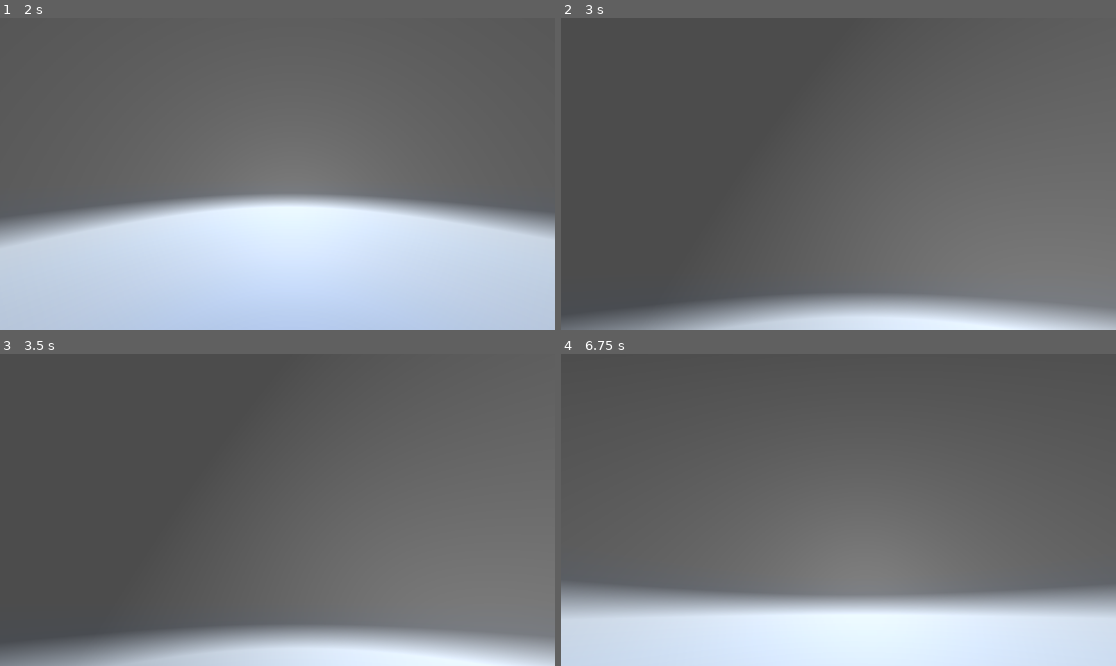
Above: before the commit, frames 1-4 (two rows, left to right).
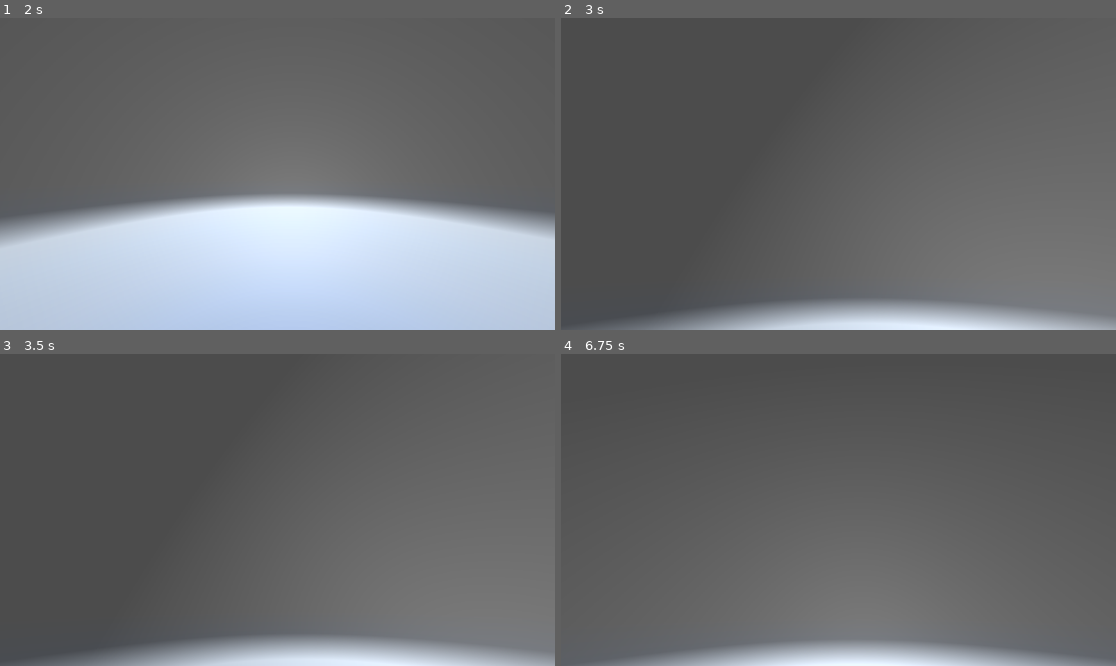
Above: after the commit, the same moments.

Repository: Magifire/FPS_Nugget
Game: Godot game, scene res://Menu.tscn
Same seed, same stepped clock (60 frames per second), same inputs: the game is played once before the commit and once after it. This scene is started directly instead of the project's main scene.
Inputs (mouse positions are in pixels of both pictures, inside the frame that each line leads up to):
- Up to frame 1 (2 s): click (283, 108) at 0.52 s; type "12" at 0.6 s; click (288, 139) at 0.75 s; type "12" at 0.83 s; click "Host" at 1.25 s
- Up to frame 2 (3 s): tap Enter at 2 s; move the mouse to (866, 174) at 2.02 s; press the mouse at (866, 174) at 2.03 s; hold W (Up) from 2.03 s (still down); tap Space (Jump) at 2.27, 2.75 s; move the mouse to (810, 174) at 2.77 s; release the mouse at (810, 174) at 2.78 s; click (810, 174) at 2.85 s
- Up to frame 3 (3.5 s): keep holding W (Up); tap Space (Jump) at 3.02 s
- Up to frame 4 (6.75 s): keep holding W (Up); tap Enter at 3.5 s; move the mouse to (849, 503) at 3.52 s; press the mouse at (849, 503) at 3.53 s; move the mouse to (832, 516) at 4.27 s; release the mouse at (832, 516) at 4.28 s; click (832, 516) at 4.35 s; tap Space (Jump) at 4.52, 5.27, 6.02, 6.5 s; move the mouse to (877, 513) at 5.02 s; press the mouse at (877, 513) at 5.03 s; move the mouse to (794, 506) at 5.77 s; release the mouse at (794, 506) at 5.78 s; click (794, 506) at 5.85 s; move the mouse to (844, 510) at 6.52 s; press the mouse at (844, 510) at 6.53 s

Frame 1 is identical in both runs. In frame 2, 6.7% of the frame differs, in the area x 0-100%, y 89-100%; in frame 3, 8.6%; in frame 4, 23%, in the area x 0-100%, y 73-100%.
Error after the commit: Cannot call method 'get_unique_id' on a null value. (res://CharacterBody3D.gd:25)

Commit message:
eseeze fdaxcv

Diff:
--- a/CharacterBody3D.gd
+++ b/CharacterBody3D.gd
@@ -22,7 +22,7 @@
 	# As good practice, you should replace UI actions with custom gameplay actions.
 	var input_dir = Input.get_vector("Left", "Right", "Up", "Down")
 	var direction = (transform.basis * Vector3(input_dir.x, 0, input_dir.y)).normalized()
-	if direction:
+	if direction and (get_multiplayer_authority() == multiplayer.multiplayer_peer.get_unique_id()):
 		velocity.x = direction.x * SPEED
 		velocity.z = direction.z * SPEED
 	else:
--- a/debug_level_1.tscn
+++ b/debug_level_1.tscn
@@ -43,8 +43,5 @@
 transform = Transform3D(1, 0, 0, 0, 1, 0, 0, 0, 1, 0, 109.245, 0)
 
 [node name="MultiplayerSpawner" type="MultiplayerSpawner" parent="."]
-process_mode = 3
-process_priority = -2
-process_physics_priority = -2
 _spawnable_scenes = PackedStringArray("res://character_body_3d.tscn")
-spawn_path = NodePath("../Player Spawner")
+spawn_path = NodePath("..")
